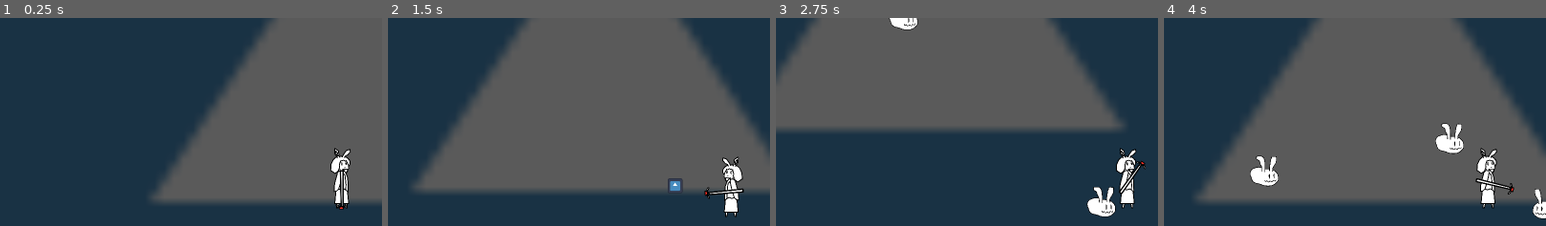
Above: before the commit, frames 1-4 (left to right).
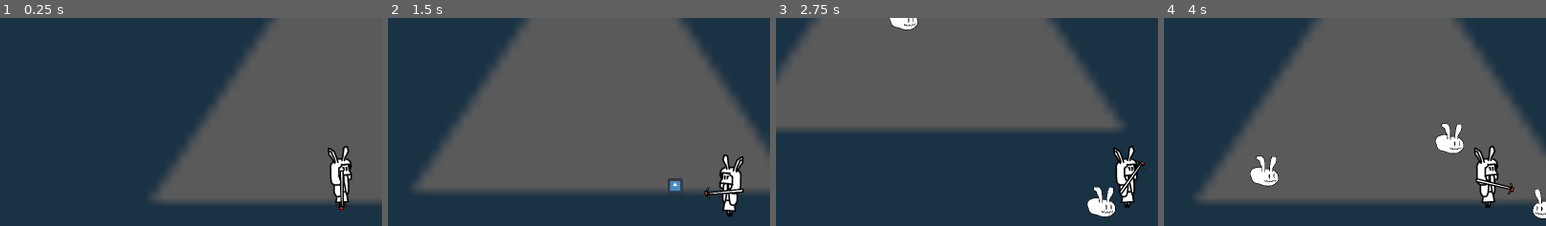
Above: after the commit, the same moments.

Repository: AgilMonkey/Wild-Bun-Magic
Game: Godot game, scene res://levels/main_test_scene/main_test_scene.tscn
Same seed, same stepped clock (60 frames per second), same inputs: the game is played once before the commit and once after it. The engine's default icon, where the game draws it, is replaced by a stand-in: a white triangle on a blue panel in a dark square.
Inputs (mouse positions are % of the whole screen's width and height, from its top left):
- Up to frame 1 (0.25 s): no input
- Up to frame 2 (1.5 s): tap Enter at 0.5 s; move the mouse to (72, 45) at 0.52 s; hold D (move_right) 0.53-1.28 s; tap Shift (dash) at 0.6 s; move the mouse to (30, 55) at 1.27 s; hold S (move_down) from 1.28 s (still down); click (30, 55) at 1.35 s
- Up to frame 3 (2.75 s): move the mouse to (60, 28) at 2.02 s; release S (move_down) at 2.03 s; hold D (move_right) from 2.03 s (still down); tap Shift (dash) at 2.1 s
- Up to frame 4 (4 s): move the mouse to (45, 70) at 2.77 s; release D (move_right) at 2.78 s; hold W (move_up) 2.78-3.53 s; click (45, 70) at 2.85 s; move the mouse to (80, 65) at 3.52 s; hold A (move_left) from 3.53 s (still down); tap Shift (dash) at 3.6 s
The pictures show only the part of the screen within x 5-55%, y 10-60%; the shares and areas given below are measured in that part.

The runs differ from the first frame. In frame 1, 0.9% of the frame differs, in the area x 85-93%, y 61-92%; in frame 2, 1.0%, in the area x 86-94%, y 65-96%; in frame 3, 0.9%; in frame 4, 1.0%.

Commit message:
Added player animation and new stuff

Diff:
--- a/entities/player/logics/player_animation.gd
+++ b/entities/player/logics/player_animation.gd
@@ -3,9 +3,16 @@
 
 @export var player_staff: Node2D
 @export var player_sprite: Sprite2D
+@export var animation_player: AnimationPlayer
 
 
 func _process(delta: float) -> void:
 	var mouse_position = get_parent().get_global_mouse_position()
 	var to_mouse = mouse_position - get_parent().global_position
 	player_sprite.flip_h = to_mouse.x < 0
+
+	var input_dir = Input.get_vector("move_left", "move_right", "move_up", "move_down")
+	if input_dir.length_squared() > 0:
+		animation_player.play("walk")
+	else:
+		animation_player.play("idle")
--- a/entities/player/player.tscn
+++ b/entities/player/player.tscn
@@ -1,7 +1,7 @@
-[gd_scene load_steps=15 format=3 uid="uid://dhl552xt6p4c1"]
+[gd_scene load_steps=20 format=3 uid="uid://dhl552xt6p4c1"]
 
 [ext_resource type="Script" uid="uid://cad367hljg53x" path="res://entities/player/logics/player.gd" id="1_qiwj3"]
-[ext_resource type="Texture2D" uid="uid://dt1lwxcvfm7h5" path="res://entities/player/assets/player.png" id="2_7thud"]
+[ext_resource type="Texture2D" uid="uid://b0sh4nnlonsj8" path="res://entities/player/assets/player2_2.png" id="2_a1qjk"]
 [ext_resource type="Script" uid="uid://y04u7tfbluw2" path="res://entities/player/logics/player_movement.gd" id="2_dovo2"]
 [ext_resource type="Script" uid="uid://d2xqhqa7tnsor" path="res://entities/player/logics/player_staff.gd" id="3_gmlin"]
 [ext_resource type="Script" uid="uid://ncbf2pf4v4m4" path="res://entities/spells/simple_spell/simple_spell.gd" id="4_bls4j"]
@@ -12,6 +12,7 @@
 [ext_resource type="Script" uid="uid://c3pbprpuaguim" path="res://entities/player/logics/player_ui_stuff.gd" id="9_bectd"]
 [ext_resource type="Script" uid="uid://b6x84glu53ptq" path="res://commons/controllers/character_body_move_stuff.gd" id="10_wvtmh"]
 [ext_resource type="Script" uid="uid://cs1vxy5t8bgst" path="res://entities/player/logics/player_animation.gd" id="12_a1qjk"]
+[ext_resource type="Texture2D" uid="uid://dgy2q30nc5x1e" path="res://entities/player/assets/player2.png" id="13_j3ovn"]
 
 [sub_resource type="RectangleShape2D" id="RectangleShape2D_8afob"]
 size = Vector2(35, 95.5)
@@ -19,6 +20,87 @@
 [sub_resource type="CapsuleShape2D" id="CapsuleShape2D_26q78"]
 radius = 16.0
 height = 104.0
+
+[sub_resource type="Animation" id="Animation_a1qjk"]
+resource_name = "idle"
+length = 0.001
+loop_mode = 1
+tracks/0/type = "value"
+tracks/0/imported = false
+tracks/0/enabled = true
+tracks/0/path = NodePath("PlayerSprite:texture")
+tracks/0/interp = 1
+tracks/0/loop_wrap = true
+tracks/0/keys = {
+"times": PackedFloat32Array(0),
+"transitions": PackedFloat32Array(1),
+"update": 1,
+"values": [ExtResource("2_a1qjk")]
+}
+
+[sub_resource type="Animation" id="Animation_j3ovn"]
+length = 0.001
+tracks/0/type = "value"
+tracks/0/imported = false
+tracks/0/enabled = true
+tracks/0/path = NodePath("PlayerSprite:texture")
+tracks/0/interp = 1
+tracks/0/loop_wrap = true
+tracks/0/keys = {
+"times": PackedFloat32Array(0),
+"transitions": PackedFloat32Array(1),
+"update": 1,
+"values": [ExtResource("2_a1qjk")]
+}
+tracks/1/type = "value"
+tracks/1/imported = false
+tracks/1/enabled = true
+tracks/1/path = NodePath("PlayerSprite:position")
+tracks/1/interp = 1
+tracks/1/loop_wrap = true
+tracks/1/keys = {
+"times": PackedFloat32Array(0),
+"transitions": PackedFloat32Array(1),
+"update": 0,
+"values": [Vector2(-2, -13)]
+}
+
+[sub_resource type="Animation" id="Animation_afbqv"]
+resource_name = "walk"
+length = 0.4
+loop_mode = 1
+step = 0.1
+tracks/0/type = "value"
+tracks/0/imported = false
+tracks/0/enabled = true
+tracks/0/path = NodePath("PlayerSprite:texture")
+tracks/0/interp = 1
+tracks/0/loop_wrap = true
+tracks/0/keys = {
+"times": PackedFloat32Array(0, 0.2, 0.4),
+"transitions": PackedFloat32Array(1, 1, 1),
+"update": 1,
+"values": [ExtResource("2_a1qjk"), ExtResource("13_j3ovn"), ExtResource("2_a1qjk")]
+}
+tracks/1/type = "value"
+tracks/1/imported = false
+tracks/1/enabled = true
+tracks/1/path = NodePath("PlayerSprite:position")
+tracks/1/interp = 1
+tracks/1/loop_wrap = true
+tracks/1/keys = {
+"times": PackedFloat32Array(0, 0.2, 0.4),
+"transitions": PackedFloat32Array(0, 0, 0),
+"update": 0,
+"values": [Vector2(-2, -13), Vector2(-2, -19), Vector2(-2, -13)]
+}
+
+[sub_resource type="AnimationLibrary" id="AnimationLibrary_j3ovn"]
+_data = {
+&"RESET": SubResource("Animation_j3ovn"),
+&"idle": SubResource("Animation_a1qjk"),
+&"walk": SubResource("Animation_afbqv")
+}
 
 [node name="Player" type="CharacterBody2D" groups=["player"]]
 motion_mode = 1
@@ -30,9 +112,8 @@
 position_smoothing_speed = 10.0
 
 [node name="PlayerSprite" type="Sprite2D" parent="."]
-position = Vector2(0, -9)
-scale = Vector2(0.169444, 0.169444)
-texture = ExtResource("2_7thud")
+position = Vector2(-2, -13)
+texture = ExtResource("2_a1qjk")
 
 [node name="CollisionShape2D" type="CollisionShape2D" parent="."]
 position = Vector2(-1.5, 18.75)
@@ -80,9 +161,15 @@
 [node name="CharacterBodyMoveStuff" type="Node" parent="."]
 script = ExtResource("10_wvtmh")
 
-[node name="PlayerAnimation" type="Node" parent="." node_paths=PackedStringArray("player_staff", "player_sprite")]
+[node name="PlayerAnimation" type="Node" parent="." node_paths=PackedStringArray("player_staff", "player_sprite", "animation_player")]
 script = ExtResource("12_a1qjk")
 player_staff = NodePath("../PlayerStaff")
 player_sprite = NodePath("../PlayerSprite")
+animation_player = NodePath("../AnimationPlayer")
+
+[node name="AnimationPlayer" type="AnimationPlayer" parent="."]
+libraries = {
+&"": SubResource("AnimationLibrary_j3ovn")
+}
 
 [connection signal="health_reached_zero" from="HealthComponent" to="." method="_on_health_component_health_reached_zero"]
Binary file added: entities/player/assets/player2.png
Not shown, added: entities/player/assets/player2.png.import
Binary file added: entities/player/assets/player2_2.png
Not shown, added: entities/player/assets/player2_2.png.import
Not shown, added: entities/player/assets/player2.png~
Not shown, added: entities/player/assets/player2_2.png~
Not shown, added: other/art_stuff/player2.kra
Not shown, added: other/art_stuff/player2.kra~
